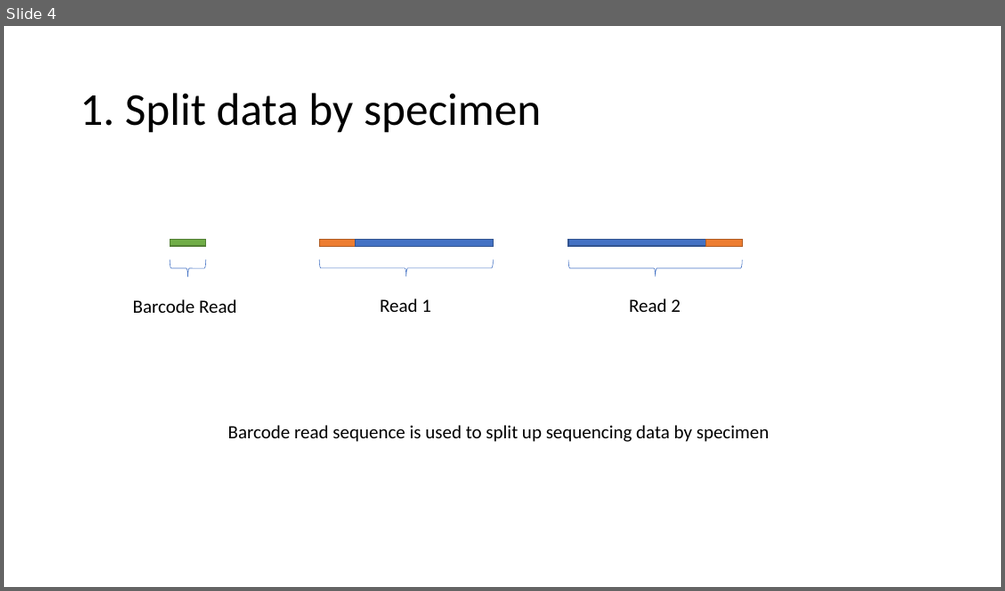
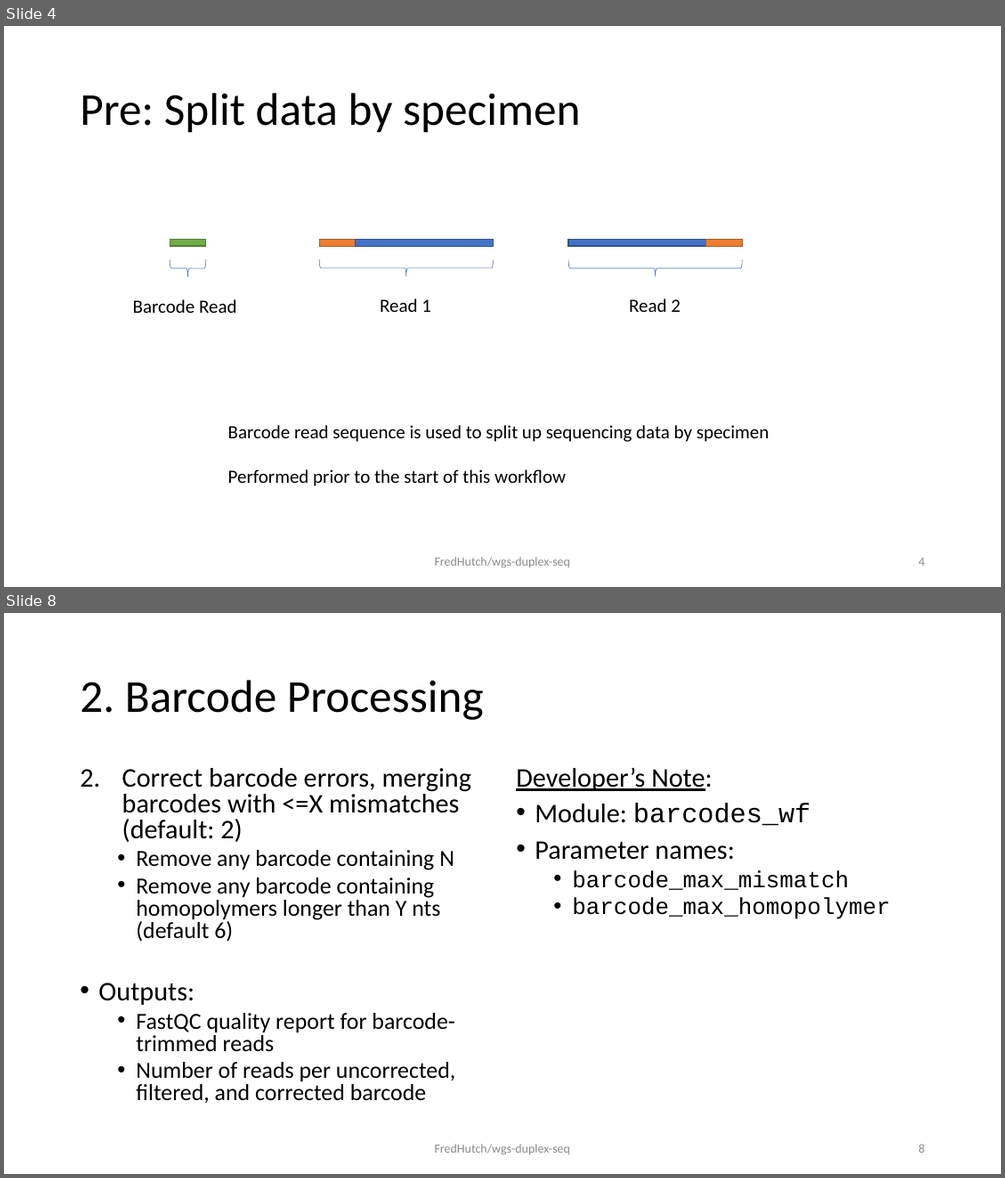
Before and after one commit to FredHutch/maddd-seq, a slide deck: docs/process.schematic.pptx. Shown one above the other, each under a label of ours: slide 4 before the commit, slides 4 and 8 after it; the slides between them are not shown. The pictures are 1005x591 and 1005x1178 pixels, drawn with LibreOffice and Linux fonts; fonts in the diff are those of the drawing. Boxes give left, top, right and bottom in pixels: in the first picture for what was removed or moved away, otherwise in the second. Text is boxed around its words. In the diff, an @@ line names an element or a change of style, - is before the commit and + after.

```diff
--- a/docs/process.schematic.pptx
+++ b/docs/process.schematic.pptx
@@ slide 8 added at (4, 613, 1001, 1174), background #FFFFFF @@
@@ title added at (80, 680, 484, 720), 44 pt, text #000000 @@
+2. Barcode Processing
@@ text added at (98, 768, 472, 1103), 22.2 pt, text #000000 @@
+2. Correct barcode errors, merging barcodes with <=X mismatches (default: 2)
+  • Remove any barcode containing N
+  • Remove any barcode containing homopolymers longer than Y nts (default 6)
+• Outputs:
+  • FastQC quality report for barcode-trimmed reads
+  • Number of reads per uncorrected, filtered, and corrected barcode
@@ text added at (516, 768, 890, 919), 25.9 pt, text #000000 @@
+Developer’s Note:
+• Module: barcodes_wf
+• Parameter names:
+  • barcode_max_mismatch
+  • barcode_max_homopolymer
@@ text added at (435, 1143, 570, 1155), 12 pt, text #8C8C8C @@
+FredHutch/wgs-duplex-seq
@@ page number added at (918, 1143, 924, 1152), 12 pt, text #8C8C8C @@
+8
@@ slide 4 changed as well @@
@@ title at (80, 93, 580, 133): text changed @@
-1. Split data by specimen
+Pre: Split data by specimen
@@ text at (228, 469, 566, 486): paragraph added @@
+Performed prior to the start of this workflow
@@ text added at (435, 556, 570, 568), 12 pt, text #8C8C8C @@
+FredHutch/wgs-duplex-seq
@@ page number added at (918, 557, 924, 565), 12 pt, text #8C8C8C @@
+4
```
Also in this commit, not shown: 3 other slides changed, 14 other slides added, 7 slides removed.
